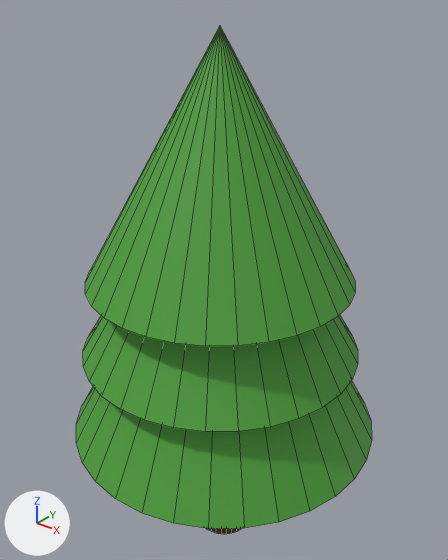
A saved change to the FBX model Assets/Models/Tree.fbx.
One viewpoint serves both versions: a camera (50 mm lens) standing at (2.56, -3.2, 4.3) and looking at (-0.07, 0.09, 2.26). The axes (+X, +Y, +Z) are drawn at lower left. The lights are the same throughout. Mesh edges are drawn as thin lines. Where no turn or scale is listed for an object, it has been applied to the vertices.

In view in the first picture: 'Tree'.
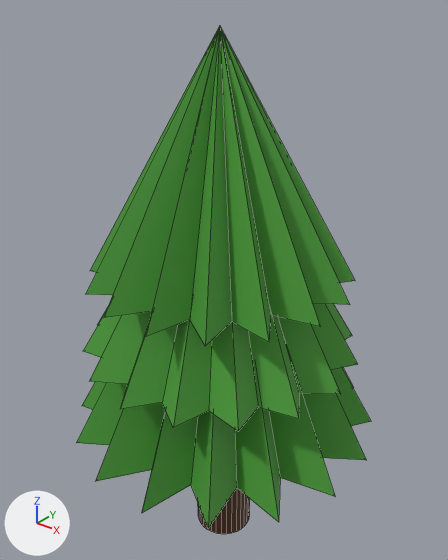
Where the change shows, as pixel boxes (x1, y1, x2, y2) in the pictures (448 x 560 px; the box of a moved part takes in the faces that stretch with it):
'Tree', reshaped
    before: (76, 26, 372, 534)
    after: (76, 26, 371, 534)
part 1 of me_cylinder, cut back
    before: (85, 26, 355, 346)
    after: (86, 26, 355, 346)
part 2 of me_cylinder, moved or reshaped
    before: (76, 315, 372, 529)
    after: (76, 303, 371, 528)

The change, as a diff of the scene's bpy script:
```diff
--- a/Assets/Models/Tree.fbx.py
+++ b/Assets/Models/Tree.fbx.py
@@ me_cylinder @@
 # used by ob_tree; location = (0.0, 0.0, 0.0)
 # verts and faces of me_cylinder; kept vertices keep their numbers, new ones are numbered from 163
 # before: 35 (0.17, 1.03, 1.77), 37 (0.55, 0.87, 1.77), 39 (0.84, 0.58, 1.77) at pixel (357, 349), 41 (0.99, 0.2, 1.77) at pixel (352, 379), 43 (0.99, -0.2, 1.77) at pixel (322, 407)
 # before: 45 (0.84, -0.58, 1.77) at pixel (270, 427), 47 (0.55, -0.87, 1.77) at pixel (205, 431), 49 (0.17, -1.03, 1.77) at pixel (144, 420), 51 (-0.24, -1.03, 1.77) at pixel (101, 396), 53 (-0.61, -0.87, 1.77) at pixel (83, 366)
 # before: 55 (-0.9, -0.58, 1.77) at pixel (87, 337), 57 (-1.06, -0.2, 1.77), 59 (-1.06, 0.2, 1.77), 61 (-0.9, 0.58, 1.77), 63 (-0.61, 0.87, 1.77)
 # before: 65 (-0.24, 1.03, 1.77), 66 (0.0, 1.18, 1.11), 69 (0.45, 1.09, 1.11), 71 (0.84, 0.84, 1.11) at pixel (364, 403), 73 (1.09, 0.45, 1.11) at pixel (371, 440)
 # before: 75 (1.18, 0.0, 1.11) at pixel (354, 479), 77 (1.09, -0.45, 1.11) at pixel (309, 511), 79 (0.84, -0.84, 1.11) at pixel (244, 528), 81 (0.45, -1.09, 1.11) at pixel (173, 523), 83 (0.0, -1.18, 1.11) at pixel (115, 498)
 # before: 85 (-0.45, -1.09, 1.11) at pixel (82, 462), 87 (-0.84, -0.84, 1.11) at pixel (76, 423), 89 (-1.09, -0.45, 1.11), 91 (-1.18, 0.0, 1.11), 93 (-1.09, 0.45, 1.11)
 # before: 95 (-0.84, 0.84, 1.11), 97 (-0.45, 1.09, 1.11)
-me_cylinder.from_pydata(...)  # 163 vertices, 133 faces; spans x -1.18..1.18, y -1.18..1.18, z 0.0..4.05
+me_cylinder.from_pydata(...)  # 163 vertices, 131 faces; spans x -1.16..1.16, y -1.16..1.16, z 0.0..4.05
+# me_cylinder part 1
+# 2 faces are deleted
+# 16 vertices move from x -1.01..0.94, y -0.98..0.98, z 2.35 to x -0.72..0.65, y -0.68..0.68, z 2.35
+# me_cylinder part 2
+verts[35] = (0.13, 0.82, 1.77)  # moved
+verts[37] = (0.43, 0.7, 1.77)  # moved
+verts[39] = (0.66, 0.47, 1.77)  # moved
+verts[41] = (0.79, 0.16, 1.77)  # moved
+verts[43] = (0.79, -0.16, 1.77)  # moved, pixel (299, 393)
+verts[45] = (0.66, -0.47, 1.77)  # moved, pixel (258, 407)
+verts[47] = (0.43, -0.7, 1.77)  # moved, pixel (208, 410)
+verts[49] = (0.13, -0.82, 1.77)  # moved, pixel (162, 402)
+verts[51] = (-0.2, -0.82, 1.77)  # moved, pixel (127, 384)
+verts[53] = (-0.5, -0.7, 1.77)  # moved
+verts[55] = (-0.73, -0.47, 1.77)  # moved
+verts[57] = (-0.85, -0.16, 1.77)  # moved
+verts[59] = (-0.85, 0.16, 1.77)  # moved
+verts[61] = (-0.73, 0.47, 1.77)  # moved
+verts[63] = (-0.5, 0.7, 1.77)  # moved
+verts[65] = (-0.2, 0.82, 1.77)  # moved
+verts[66] = (0.0, 0.83, 1.11)  # moved
+verts[69] = (0.32, 0.77, 1.11)  # moved
+verts[71] = (0.59, 0.59, 1.11)  # moved
+verts[73] = (0.77, 0.32, 1.11)  # moved
+verts[75] = (0.83, 0.0, 1.11)  # moved
+verts[77] = (0.77, -0.32, 1.11)  # moved, pixel (280, 477)
+verts[79] = (0.59, -0.59, 1.11)  # moved, pixel (236, 487)
+verts[81] = (0.32, -0.77, 1.11)  # moved, pixel (190, 484)
+verts[83] = (0.0, -0.83, 1.11)  # moved, pixel (152, 469)
+verts[85] = (-0.32, -0.77, 1.11)  # moved
+verts[87] = (-0.59, -0.59, 1.11)  # moved
+verts[89] = (-0.77, -0.32, 1.11)  # moved
+verts[91] = (-0.83, 0.0, 1.11)  # moved
+verts[93] = (-0.77, 0.32, 1.11)  # moved
+verts[95] = (-0.59, 0.59, 1.11)  # moved
+verts[97] = (-0.32, 0.77, 1.11)  # moved
 me_cylinder.materials.append(mat_green)
```
